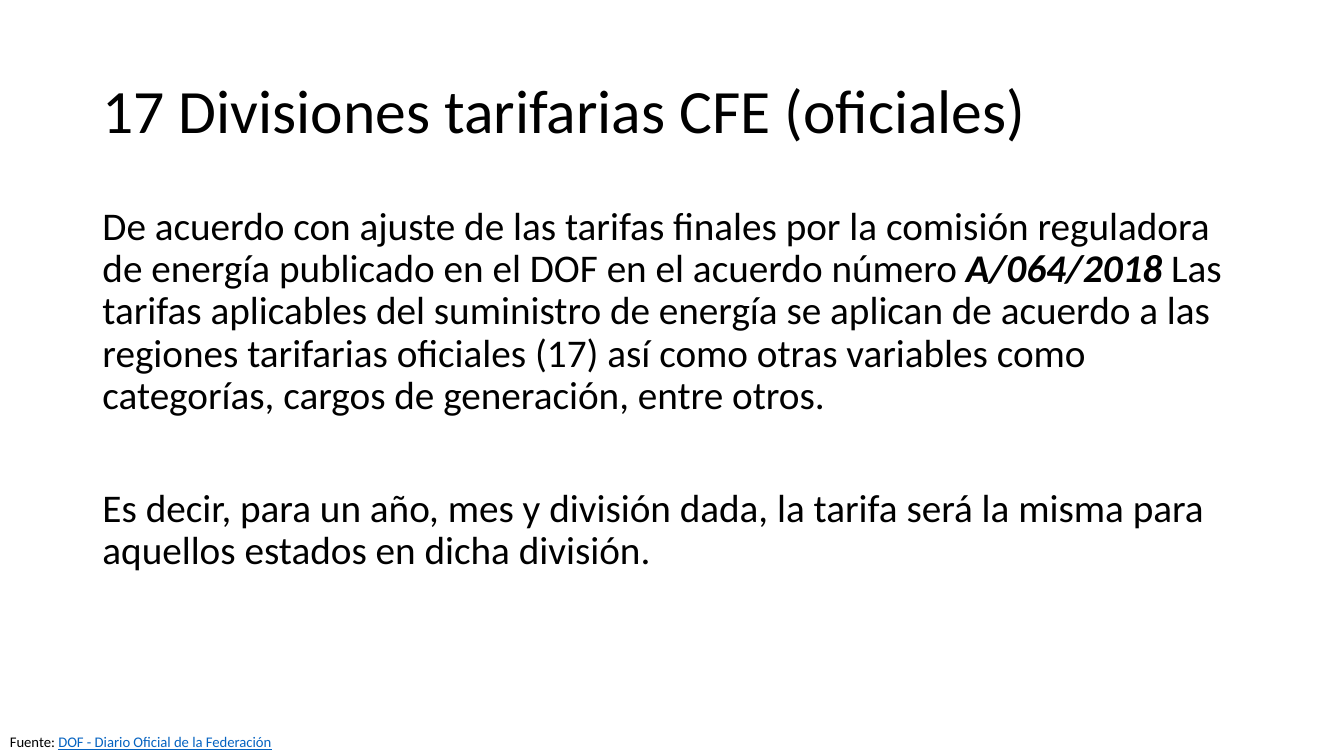
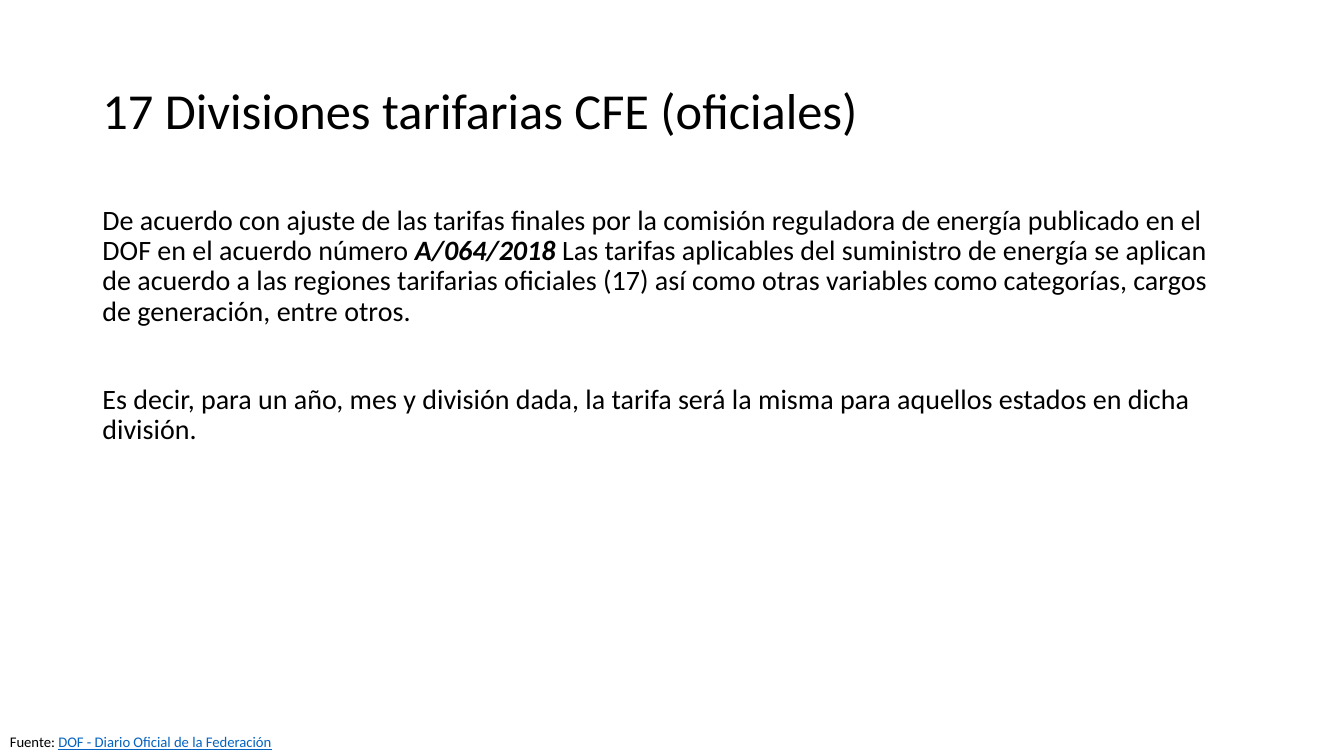
Before and after one commit to Pedri0/CFE_scraping_EDA, a slide deck: slide 11 of presentaciónEDA.pptx (slide 9 before the commit). Drawn at 1344x756 pixels with LibreOffice and Linux fonts; fonts in the diff are those of the drawing. Boxes give left, top, right and bottom in pixels: in the first picture for what was removed or moved away, otherwise in the second. Text is boxed around its words. In the diff, an @@ line names an element or a change of style, - is before the commit and + after.

```diff
--- a/presentaciónEDA.pptx
+++ b/presentaciónEDA.pptx
@@ title "17 Divisiones tarifarias CFE (oficiales)" at bbox=[102, 92, 857, 136]: size 44 to 36 pt @@
@@ text "De acuerdo con ajuste de ..." at bbox=[102, 210, 1207, 440]: size 28 to 20 pt @@
```
Also in this commit, not shown: 18 other slides changed, 6 slides added, 1 other file.
